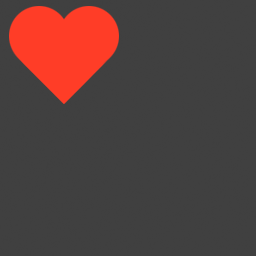
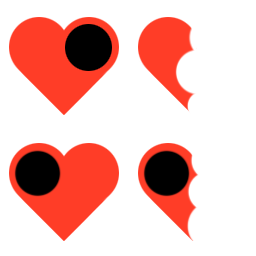
Revision of a layered 256 x 256 image; what changed, layer by layer:
added layer "Heart_Full Alt copy" above "Heart_Full Alt" over left=138, top=143, right=199, bottom=241
added layer "Heart_Full Alt" above "Heart_Half" over left=9, top=143, right=119, bottom=241
added layer "Heart_Half" above "Heart_Full" over left=138, top=17, right=197, bottom=114
renamed "Scale Ref" to "Heart_Full", painted on it over left=9, top=6, right=119, bottom=115
hid "Background" over left=0, top=0, right=256, bottom=256
